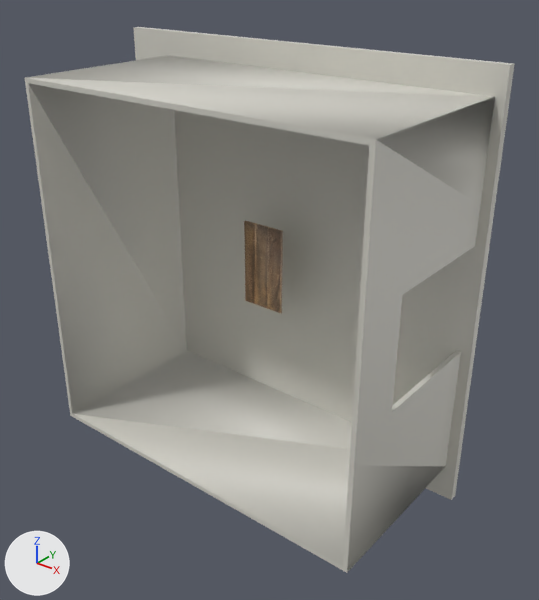
A saved change to the OBJ model assets/room/simple_room.obj.
Before and after are seen from a camera (50 mm lens) standing at (5.17, -6.81, 3.53) and looking at (0.38, -0.81, -0.19). Lighting does not change. The marker at lower left points along +X, +Y and +Z. Where no turn or scale is listed for an object, it has been applied to the vertices. Vertices at the same position are counted once.
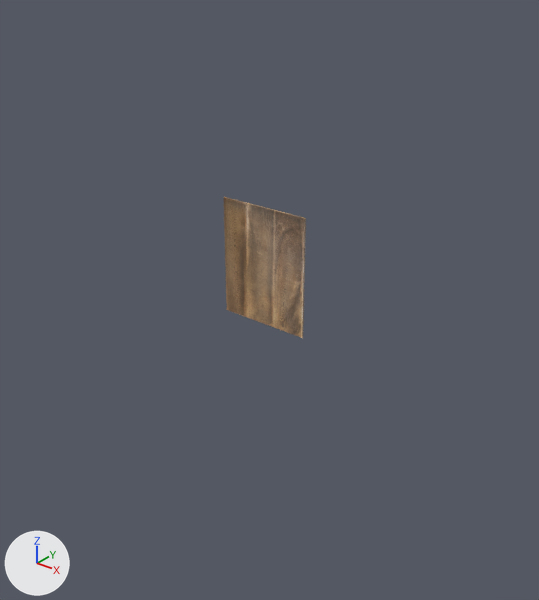
Commit message: simple  room

Boxes [x1, y1, x2, y2] around the edits, measured in the pictures (539 x 600 px):
'Object_1', deleted: before [25, 55, 495, 573]
'Cube', deleted: before [133, 27, 515, 500]
'Object_0.001', mesh rescaled (108% wider, 51% taller): before [244, 220, 283, 313]; after [224, 197, 306, 338]

The change, as a diff of the scene's bpy script:
```diff
--- a/assets/room/simple_room.obj.py
+++ b/assets/room/simple_room.obj.py
@@ me_object_0_001 @@
 me_object_0_001.from_pydata(...)  # 56 vertices, 108 faces; spans x -0.28..0.28, y -0.473..-0.451, z -0.525..0.525
 # used by ob_object_0_001; location = (0.0, 0.0, 0.0)
+# me_object_0_001 part 1: the whole mesh is scaled about its middle by (2.14, 1, 1.43)
 me_object_0_001.materials.append(mat_table_wood_1_002)
@@ ob_cube @@
-ob_cube = bpy.data.objects.new('Cube', me_cube)
-ob_cube.location = (0.0, 0.0, 0.0)
@@ ob_object_1 @@
-ob_object_1 = bpy.data.objects.new('Object_1', me_object_1)
-ob_object_1.location = (0.0, 0.0, 0.0)
```
